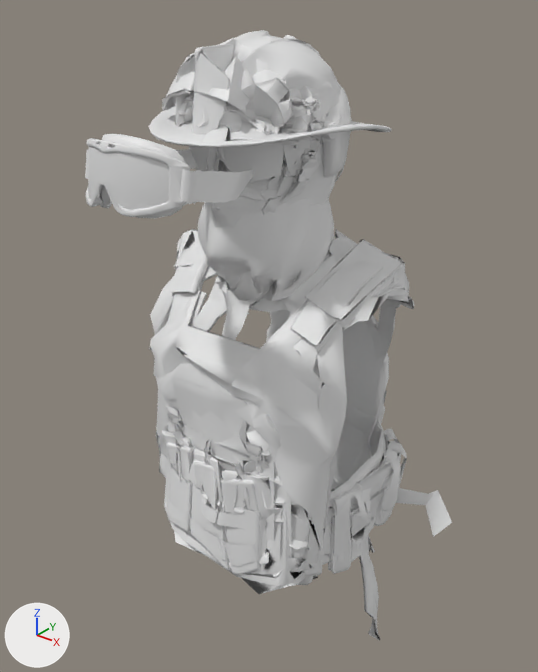
Before and after pictures for a commit that changed the glTF model public/models/gear/fit_military_m.glb.
One viewpoint serves both versions: a 50 mm lens placed at (0.685, -0.854, 1.007), pointed at (0.002, 0.0, 0.477). Lighting does not change. The marker at lower left points along +X, +Y and +Z. The picture after the commit comes second. Vertices at exactly the same position are counted once.

Names of what the first picture shows: 'backpack_hiking', 'bag_medic', 'balaclava', 'glasses_ballistic_lens', 'goggles_tactical', 'goggles_tactical_lens', 'helmet_construction', 'helmet_firefighter', 'helmet_swat', 'shemagh', 'vest_military', 'vest_swat' and 5 more.
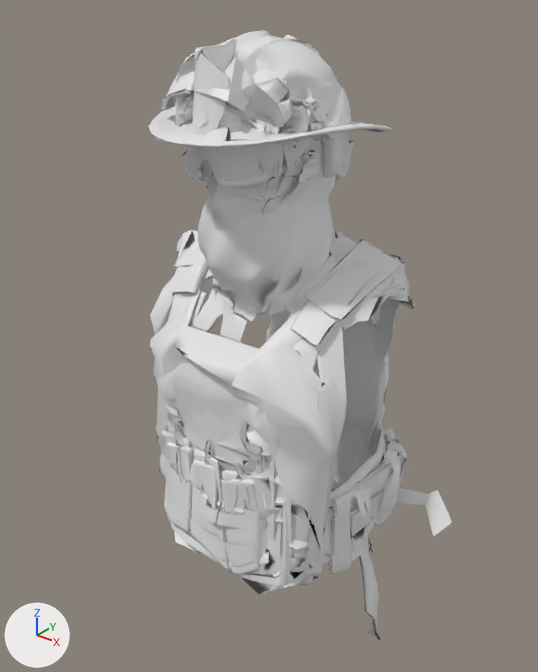
Pixel boxes [x1, y1, x2, y2] of what changed, in the pictures (538 x 672 px; the box of a moved part takes in the faces that stretch with it):
'shemagh', reshaped (6% taller): before [198, 198, 335, 340]; after [198, 191, 336, 342]
'goggles_tactical', reshaped: before [85, 134, 253, 219]; after [183, 140, 354, 189]
'goggles_tactical_lens', reshaped: before [88, 146, 227, 210]; after [188, 145, 268, 181]
part 1 of me_goggles_tactical, added: after [185, 146, 270, 187]
part 2 of me_goggles_tactical, added (mostly hidden): after [198, 168, 269, 189]
part 3 of me_goggles_tactical, added (mostly hidden): after [183, 140, 354, 178]
part 4 of me_goggles_tactical, deleted: before [86, 134, 190, 219]
part 5 of me_goggles_tactical, cut back (mostly hidden afterwards): before [85, 149, 253, 204]; after [258, 154, 268, 175]
part 6 of me_goggles_tactical_lens, moved or reshaped (mostly hidden): before [101, 185, 110, 205]; after [202, 159, 212, 178]
part 7 of me_goggles_tactical_lens, moved or reshaped: before [92, 179, 121, 209]; after [194, 154, 222, 180]
part 8 of me_goggles_tactical_lens, added: after [188, 145, 268, 181]
part 9 of me_goggles_tactical_lens, deleted: before [88, 146, 227, 210]
'glasses_ballistic_lens', unchanged, covered by the edit: before [189, 144, 285, 181]; after [260, 144, 285, 178]

Patch to the scene script:
```diff
--- a/public/models/gear/fit_military_m.glb.py
+++ b/public/models/gear/fit_military_m.glb.py
@@ me_goggles_tactical @@
 # used by ob_goggles_tactical; location = (0.0, 0.0, 0.0)
-me_goggles_tactical.from_pydata(...)  # 649 vertices, 1029 faces; spans x -0.095..0.095, y -0.309..-0.081, z 0.742..0.838
+me_goggles_tactical.from_pydata(...)  # 679 vertices, 1079 faces; spans x -0.103..0.094, y -0.135..0.13, z 0.725..0.849
+# me_goggles_tactical part 1: a new loose piece of 195 vertices spanning x -0.074..0.076, y -0.135..-0.054, z 0.754..0.849
+# me_goggles_tactical part 2: a new loose piece of 192 vertices spanning x -0.065..0.067, y -0.127..-0.053, z 0.746..0.837
+# me_goggles_tactical part 3: a new loose piece of 95 vertices spanning x -0.103..0.094, y -0.09..0.125, z 0.731..0.818
+# me_goggles_tactical part 4: 8 loose pieces with 490 vertices, spanning x -0.087..0.088, y -0.309..-0.081, z 0.743..0.838, are deleted
+# me_goggles_tactical part 5: 159 vertices removed from x -0.095..0.095, y -0.264..-0.083, z 0.742..0.809; 18 vertices added at x -0.071..0.074, y -0.123..-0.065, z 0.765..0.837
+# other edits to the shape of me_goggles_tactical do not show in these pictures
@@ me_goggles_tactical_lens @@
 # used by ob_goggles_tactical_lens; location = (0.0, 0.0, 0.0)
-me_goggles_tactical_lens.from_pydata(...)  # 238 vertices, 294 faces; spans x -0.071..0.082, y -0.309..-0.081, z 0.748..0.83
+me_goggles_tactical_lens.from_pydata(...)  # 155 vertices, 219 faces; spans x -0.071..0.073, y -0.135..0.124, z 0.732..0.841
+# me_goggles_tactical_lens part 6: the loose piece of 50 vertices spanning x -0.021..0.024, y -0.301..-0.277, z 0.757..0.796 is moved by (0.0, 0.174, -0.001)
+# me_goggles_tactical_lens part 7: the loose piece of 51 vertices spanning x -0.025..0.028, y -0.309..-0.303, z 0.76..0.794 is moved by (0.0, 0.174, -0.001)
+# me_goggles_tactical_lens part 8: a new loose piece of 30 vertices spanning x -0.071..0.073, y -0.133..-0.069, z 0.757..0.841
+# me_goggles_tactical_lens part 9: 7 loose pieces with 137 vertices, spanning x -0.071..0.082, y -0.307..-0.081, z 0.748..0.83, are deleted
+# other edits to the shape of me_goggles_tactical_lens do not show in these pictures
@@ me_shemagh @@
 # used by ob_shemagh; location = (0.0, 0.0, 0.0)
-me_shemagh.from_pydata(...)  # 462 vertices, 825 faces; spans x -0.105..0.103, y -0.111..0.135, z 0.484..0.732
+me_shemagh.from_pydata(...)  # 456 vertices, 813 faces; spans x -0.102..0.103, y -0.111..0.136, z 0.47..0.732
+# me_shemagh part 10: 2 vertices moved within x -0.063..0.082, y 0.04..0.08, z 0.625..0.642; 400 vertices removed from x -0.105..0.103, y -0.111..0.115, z 0.484..0.714; 394 vertices added at x -0.102..0.103, y -0.111..0.136, z 0.47..0.711
```
